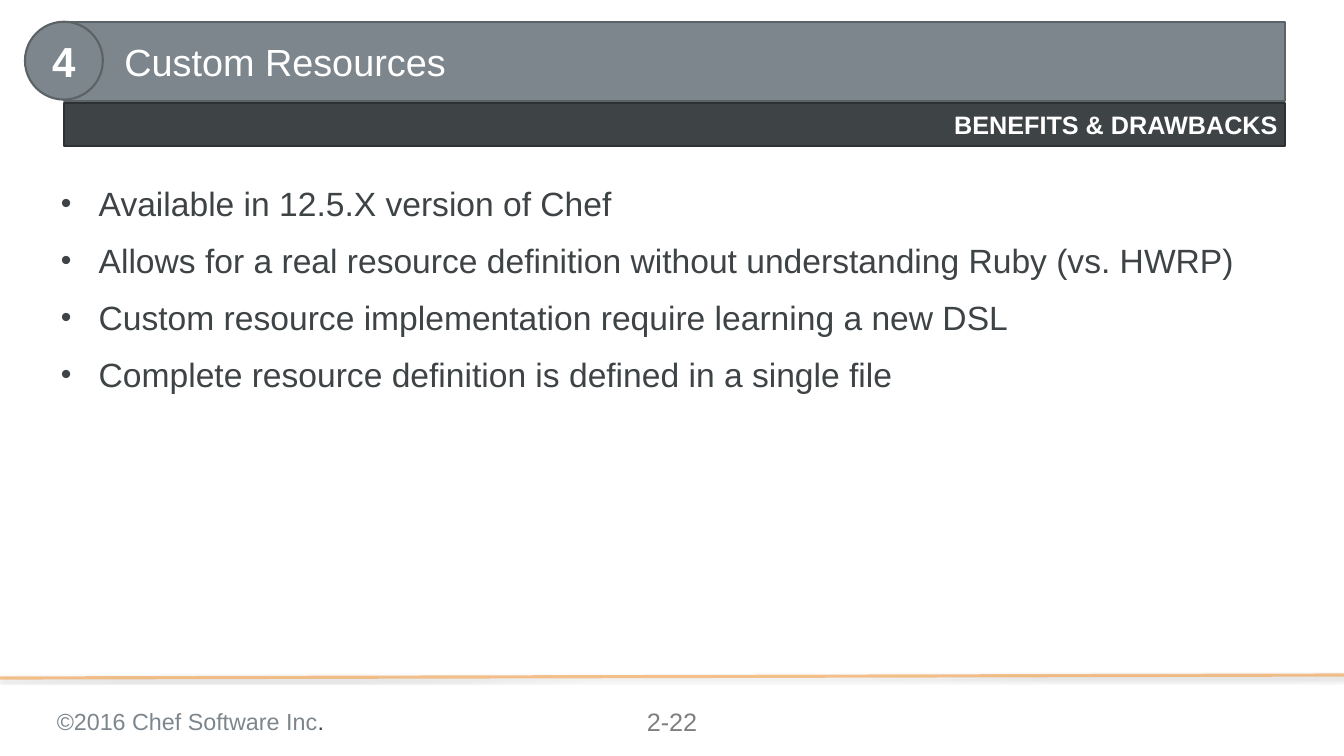
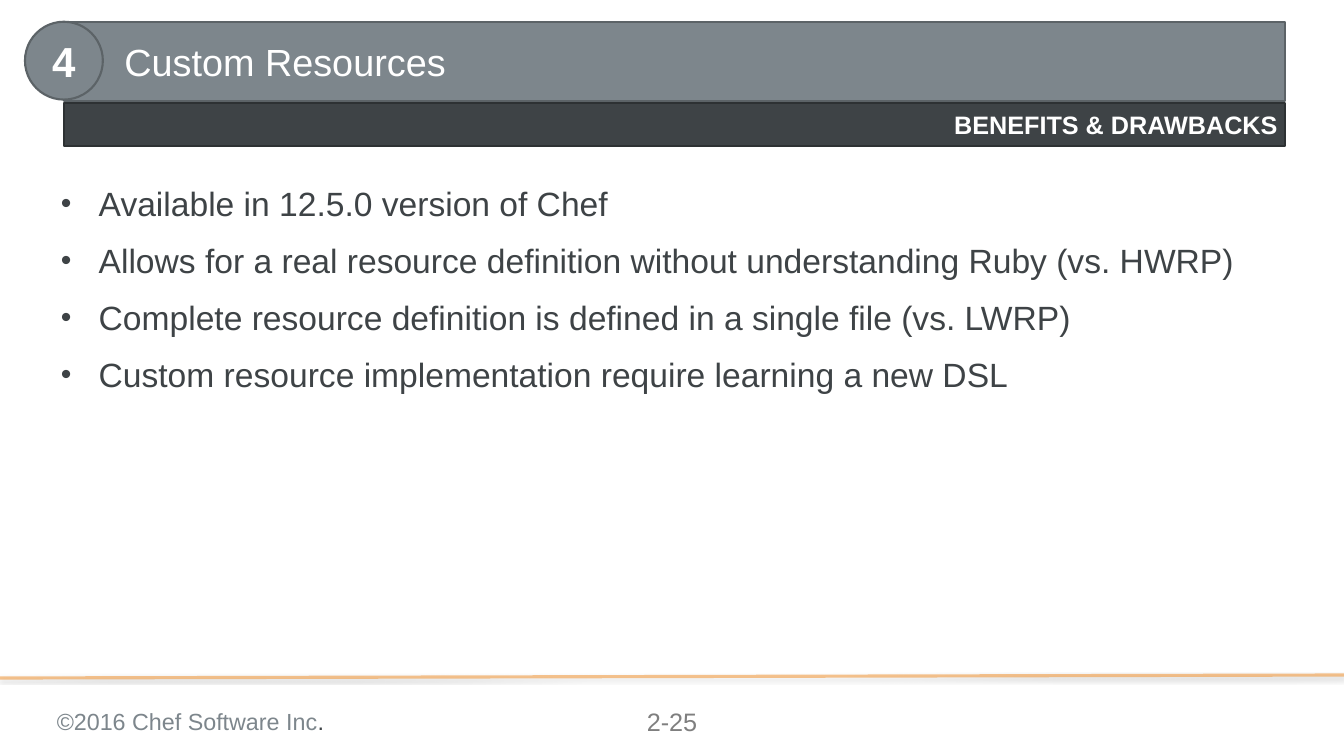
Before and after one commit to chef-training/extending_cookbooks, a slide deck: slide 25 of 02-approaches_to_extending_resources.pptx (slide 22 before the commit). Drawn at 1344x756 pixels with LibreOffice and Linux fonts; fonts in the diff are those of the drawing; background and template pictures are left out. Boxes give left, top, right and bottom in pixels: in the first picture for what was removed or moved away, otherwise in the second. Text is boxed around its words. In the diff, an @@ line names an element or a change of style, - is before the commit and + after.

```diff
--- a/02-approaches_to_extending_resources.pptx
+++ b/02-approaches_to_extending_resources.pptx
@@ text at (99,191,608,217): text changed @@
-• Available in 12.5.X version of Chef
+• Available in 12.5.0 version of Chef
@@ text at (99,305,1071,337): paragraph added @@
+• Complete resource definition is defined in a single file (vs. LWRP)
@@ text at (99,362,892,394): paragraph removed @@
-• Complete resource definition is defined in a single file
@@ page number at (647,713,697,731): text changed @@
-2-22
+2-25
```
Also in this commit, not shown: 5 other slides changed, 3 slides added.
